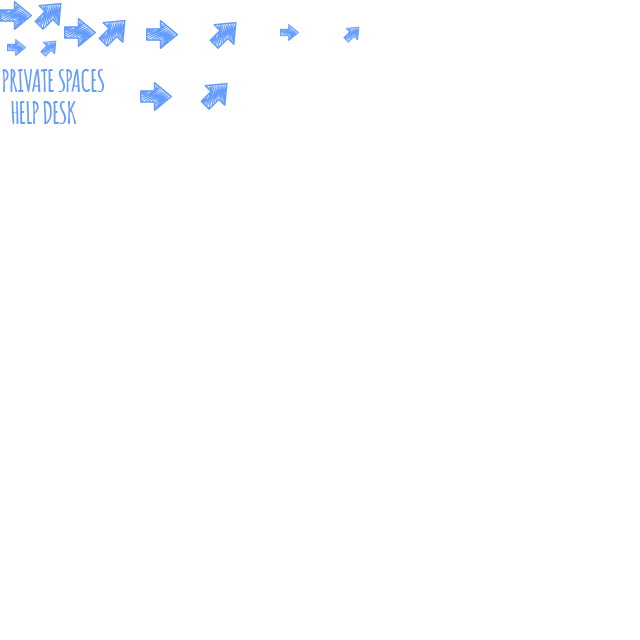
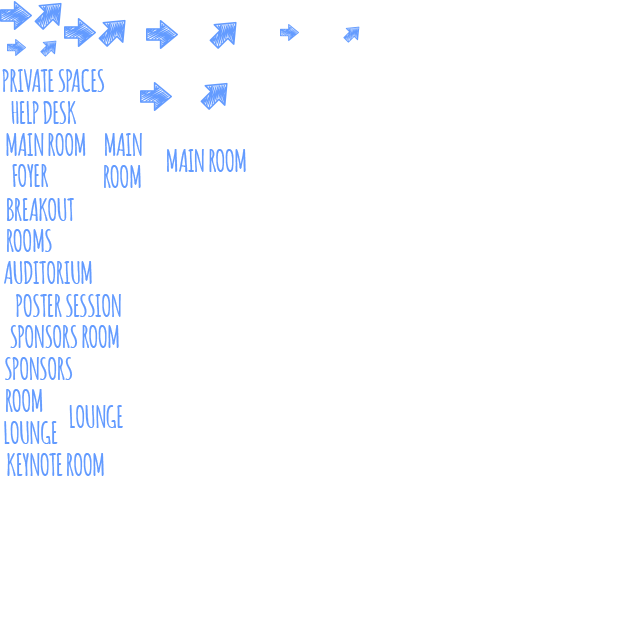
Layer changes from the first 640 × 640 image to the second:
added layer "LOUNGE" (1st of 2, in "Group 1") in group "Group 1" over (69, 405, 123, 428)
added layer "MAIN ROOM" (1st of 2, in "Group 1") in group "Group 1" over (167, 149, 246, 172)
added layer "ROOM" (1st of 2, in "Group 1") in group "Group 1" over (104, 165, 141, 188)
added layer "MAIN" in group "Group 1" over (105, 133, 142, 156)
added layer "KEYNOTE ROOM" in group "Group 1" over (7, 453, 104, 476)
added layer "LOUNGE" (2nd of 2, in "Group 1") in group "Group 1" over (4, 421, 58, 444)
added layer "ROOM" (2nd of 2, in "Group 1") in group "Group 1" over (6, 389, 43, 412)
added layer "SPONSORS" in group "Group 1" over (5, 357, 73, 380)
added layer "SPONSORS ROOM" in group "Group 1" over (10, 325, 119, 348)
added layer "POSTER SESSION" in group "Group 1" over (16, 294, 121, 317)
added layer "AUDITORIUM" in group "Group 1" over (4, 261, 92, 284)
added layer "ROOMS" in group "Group 1" over (7, 229, 52, 252)
added layer "BREAKOUT" in group "Group 1" over (7, 198, 74, 221)
added layer "FOYER" in group "Group 1" over (12, 164, 48, 187)
added group "Group 2" with 2 layers in group "Group 1" over (6, 133, 228, 156)
added layer "MAIN ROOM" (2nd of 2, in "Group 1" › "Group 2") in group "Group 2" over (6, 133, 86, 156)
